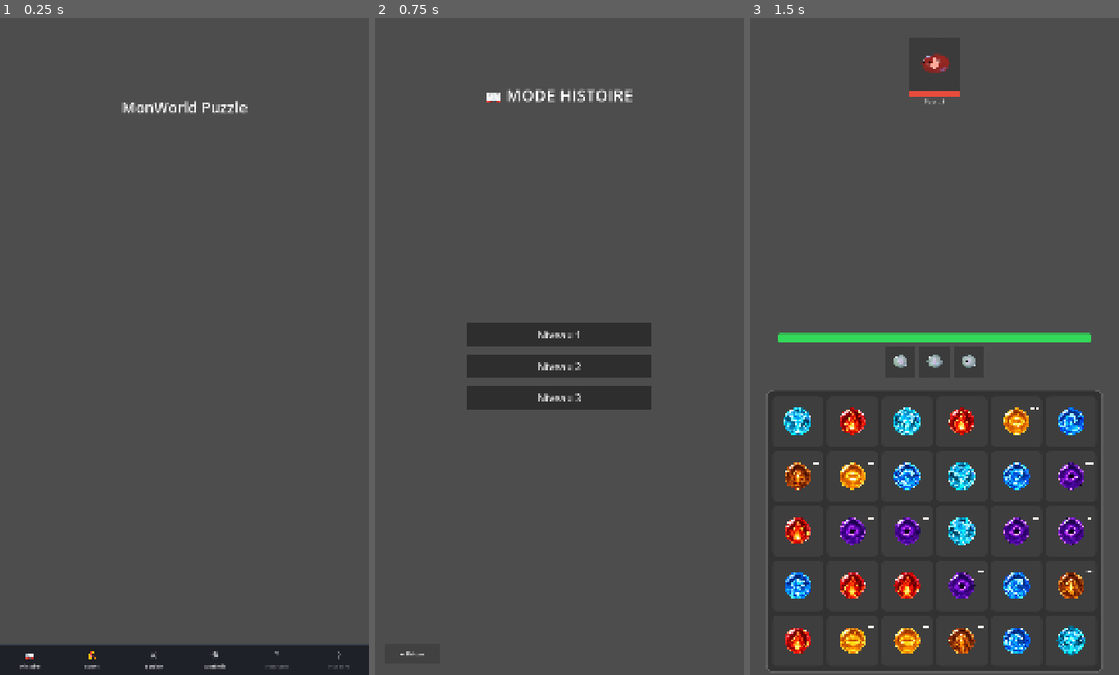
Above: before the commit, frames 1-3 (left to right).
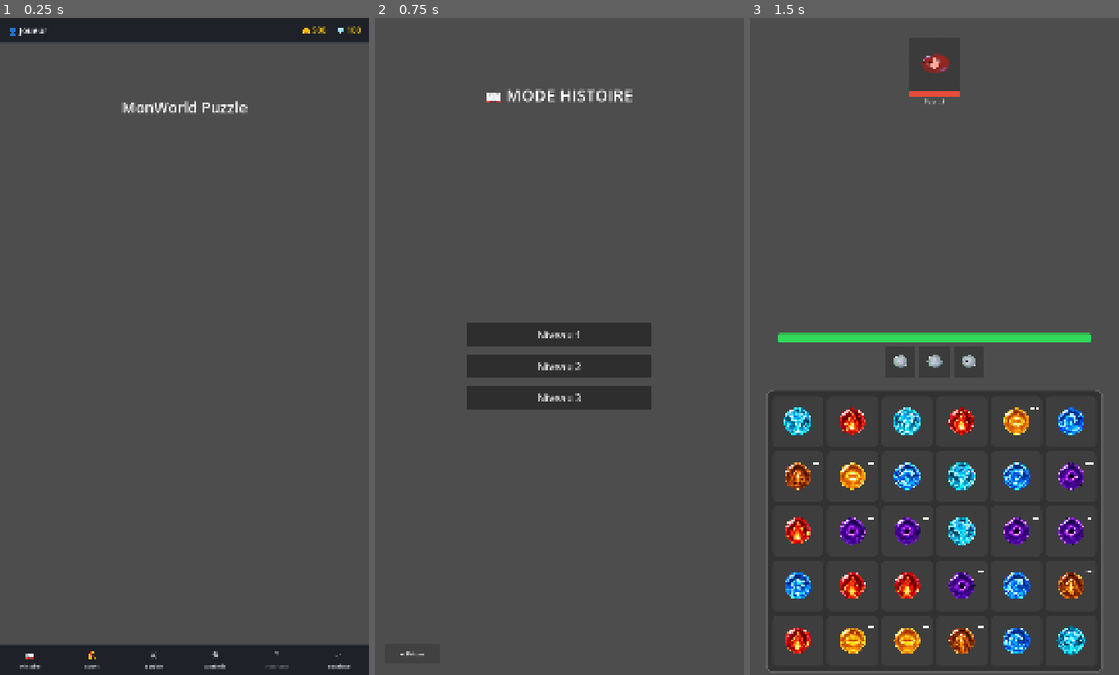
Above: after the commit, the same moments.

Repository: gomatyoff-commits/mon-world-puzzles
Game: Godot game, scene res://scenes/MainMenu.tscn
Same seed, same stepped clock (60 frames per second), same inputs: the game is played once before the commit and once after it. The engine's default icon, where the game draws it, is replaced by a stand-in: a white triangle on a blue panel in a dark square.
Inputs (mouse positions are in pixels of both pictures, inside the frame that each line leads up to):
- Up to frame 1 (0.25 s): no input
- Up to frame 2 (0.75 s): click (404, 661) at 0.52 s
- Up to frame 3 (1.5 s): click "Niveau 1" at 1.25 s

The runs differ from the first frame. In frame 1, 3.6% of the frame differs, in the area x 0-100%, y 0-100%; in frame 2, nothing differs; in frame 3, nothing differs.

Commit message:
V0.07
ajout de la boutique, des gemme, des pieces et un header affichant le pseudo et la monnet posseder

Diff:
--- /dev/null
+++ b/scenes/ShopMenu.tscn
@@ -0,0 +1,14 @@
+[gd_scene format=3 uid="uid://dqb5u8k287iw5"]
+
+[ext_resource type="Script" uid="uid://chc03eeea0ege" path="res://scripts/shop.gd" id="1_voj7l"]
+
+[node name="ShopMenu" type="Node2D" unique_id=273937559]
+
+[node name="Control" type="Control" parent="." unique_id=161506853]
+layout_mode = 3
+anchors_preset = 15
+anchor_right = 1.0
+anchor_bottom = 1.0
+grow_horizontal = 2
+grow_vertical = 2
+script = ExtResource("1_voj7l")
--- a/scripts/alchemy.gd
+++ b/scripts/alchemy.gd
@@ -8,7 +8,7 @@
 	title.add_theme_font_size_override("font_size", 40)
 	title.add_theme_color_override("font_color", Color.WHITE)
 	title.horizontal_alignment = HORIZONTAL_ALIGNMENT_CENTER
-	title.position = Vector2(0, 40)
+	title.position = Vector2(0, 95)
 	title.size = Vector2(vp.x, 60)
 	add_child(title)
 
@@ -27,6 +27,8 @@
 	back.position = Vector2(30, vp.y - 80)
 	add_child(back)
 
+	add_child(UIHeader.make(vp))
+
 func _add(col: VBoxContainer, title: String, color: Color, scene: String) -> void:
 	var b := UIStyle.menu_button(title, color, func():
 		get_tree().change_scene_to_file(scene))
--- a/scripts/event_menu.gd
+++ b/scripts/event_menu.gd
@@ -36,3 +36,5 @@
 	back.pressed.connect(func():
 		get_tree().change_scene_to_file("res://scenes/MainMenu.tscn"))
 	add_child(back)
+
+	add_child(UIHeader.make(vp))
--- a/scripts/evolution.gd
+++ b/scripts/evolution.gd
@@ -15,32 +15,33 @@
 
 func _build() -> void:
 	var vp := get_viewport_rect().size
+	add_child(UIHeader.make(vp))
 
 	var title := Label.new()
 	title.text = "🔮 ÉVOLUTION"
 	title.add_theme_font_size_override("font_size", 38)
 	title.horizontal_alignment = HORIZONTAL_ALIGNMENT_CENTER
-	title.position = Vector2(0, 15)
+	title.position = Vector2(0, 85)
 	title.size = Vector2(vp.x, 50)
 	add_child(title)
 
 	mat_label = Label.new()
 	mat_label.add_theme_font_size_override("font_size", 20)
 	mat_label.horizontal_alignment = HORIZONTAL_ALIGNMENT_CENTER
-	mat_label.position = Vector2(0, 65)
+	mat_label.position = Vector2(0, 130)
 	mat_label.size = Vector2(vp.x, 30)
 	add_child(mat_label)
 
 	info_label = Label.new()
 	info_label.add_theme_font_size_override("font_size", 20)
 	info_label.horizontal_alignment = HORIZONTAL_ALIGNMENT_CENTER
-	info_label.position = Vector2(0, 100)
+	info_label.position = Vector2(0, 165)
 	info_label.size = Vector2(vp.x, 70)
 	add_child(info_label)
 
 	var scroll := ScrollContainer.new()
-	scroll.position = Vector2(vp.x * 0.05, 175)
-	scroll.size = Vector2(vp.x * 0.9, vp.y - 330)
+	scroll.position = Vector2(vp.x * 0.05, 235)
+	scroll.size = Vector2(vp.x * 0.9, vp.y - 390)
 	add_child(scroll)
 	grid = GridContainer.new()
 	grid.columns = 3
--- a/scripts/fusion.gd
+++ b/scripts/fusion.gd
@@ -11,26 +11,27 @@
 
 func _build() -> void:
 	var vp := get_viewport_rect().size
+	add_child(UIHeader.make(vp))
 
 	var title := Label.new()
 	title.text = "⬆️ MONTER DE NIVEAU"
 	title.add_theme_font_size_override("font_size", 34)
 	title.add_theme_color_override("font_color", Color.WHITE)
 	title.horizontal_alignment = HORIZONTAL_ALIGNMENT_CENTER
-	title.position = Vector2(0, 20)
+	title.position = Vector2(0, 85)
 	title.size = Vector2(vp.x, 55)
 	add_child(title)
 
 	info_label = Label.new()
 	info_label.add_theme_font_size_override("font_size", 22)
 	info_label.horizontal_alignment = HORIZONTAL_ALIGNMENT_CENTER
-	info_label.position = Vector2(0, 80)
+	info_label.position = Vector2(0, 130)
 	info_label.size = Vector2(vp.x, 50)
 	add_child(info_label)
 
 	var scroll := ScrollContainer.new()
-	scroll.position = Vector2(vp.x * 0.05, 140)
-	scroll.size = Vector2(vp.x * 0.9, vp.y - 300)
+	scroll.position = Vector2(vp.x * 0.05, 200)
+	scroll.size = Vector2(vp.x * 0.9, vp.y - 360)
 	add_child(scroll)
 	grid = GridContainer.new()
 	grid.columns = 3
--- a/scripts/game_manager.gd
+++ b/scripts/game_manager.gd
@@ -28,6 +28,9 @@
 var enemies: Array[MonsterData] = []
 var team_hp: int = 0
 var materials := {}
+var player_name := "Joueur"   # pseudo du joueur
+var coins := 500   # pièces (solde de départ)
+var gems := 100    # gemmes (solde de départ)
 
 var game_mode := "story"
 var current_level := 1
@@ -180,7 +183,7 @@
 
 # --- SAUVEGARDE (simplifiée : on ne stocke que id + level + xp) ---
 func save_game() -> void:
-	var data := { "collection": [], "team": [], "materials": materials }
+	var data := { "collection": [], "team": [], "materials": materials, "coins": coins, "gems": gems, "player_name": player_name }
 	for m in collection:
 		data["collection"].append({ "id": m.species_id, "level": m.level, "xp": m.xp })
 	for m in team:
@@ -196,6 +199,9 @@
 	f.close()
 	if data == null: return
 	materials = data.get("materials", {})
+	player_name = str(data.get("player_name", player_name))
+	coins = int(data.get("coins", coins))
+	gems = int(data.get("gems", gems))
 	var col = data.get("collection", [])
 	if col.size() > 0:
 		collection.clear()
@@ -210,3 +216,14 @@
 		var i := int(idx)
 		if i >= 0 and i < collection.size():
 			team.append(collection[i])
+
+# --- BOUTIQUE ---
+func buy_monster(species_id: String, gem_cost: int) -> String:
+	if not MonsterDB.has(species_id):
+		return "Monstre inconnu."
+	if gems < gem_cost:
+		return "❌ Pas assez de gemmes !"
+	gems -= gem_cost
+	collection.append(MonsterDB.create(species_id))
+	save_game()
+	return "✅ %s ajouté à ta collection !" % MonsterDB.display_name(species_id)
--- a/scripts/inventory.gd
+++ b/scripts/inventory.gd
@@ -8,13 +8,13 @@
 	title.add_theme_font_size_override("font_size", 38)
 	title.add_theme_color_override("font_color", Color.WHITE)
 	title.horizontal_alignment = HORIZONTAL_ALIGNMENT_CENTER
-	title.position = Vector2(0, 30)
+	title.position = Vector2(0, 90)
 	title.size = Vector2(vp.x, 55)
 	add_child(title)
 
 	var scroll := ScrollContainer.new()
-	scroll.position = Vector2(vp.x * 0.1, 110)
-	scroll.size = Vector2(vp.x * 0.8, vp.y - 220)
+	scroll.position = Vector2(vp.x * 0.1, 170)
+	scroll.size = Vector2(vp.x * 0.8, vp.y - 280)
 	add_child(scroll)
 	var list := VBoxContainer.new()
 	list.add_theme_constant_override("separation", 10)
@@ -47,3 +47,5 @@
 	back.pressed.connect(func():
 		get_tree().change_scene_to_file("res://scenes/AlchemyMenu.tscn"))
 	add_child(back)
+
+	add_child(UIHeader.make(vp))
--- a/scripts/menu.gd
+++ b/scripts/menu.gd
@@ -6,7 +6,7 @@
 	{"label": "Équipe",    "icon": "⚔️", "scene": "res://scenes/TeamEdit.tscn"},
 	{"label": "Alchimie",  "icon": "⚗️", "scene": "res://scenes/AlchemyMenu.tscn"},
 	{"label": "Plus tard", "icon": "❔", "scene": ""},
-	{"label": "Plus tard", "icon": "❔", "scene": ""},
+	{"label": "Boutique",  "icon": "🛒", "scene": "res://scenes/ShopMenu.tscn"},
 ]
 
 func _ready() -> void:
@@ -26,6 +26,8 @@
 	add_child(title)
 
 	_build_bottom_bar(vp)
+
+	add_child(UIHeader.make(vp))
 
 func _build_bottom_bar(vp: Vector2) -> void:
 	var bar_h := 92.0
--- /dev/null
+++ b/scripts/shop.gd
@@ -0,0 +1,74 @@
+extends Control
+
+var _gems_label: Label
+var _feedback: Label
+
+func _ready() -> void:
+	var vp := get_viewport_rect().size
+
+	var title := Label.new()
+	title.text = "🛒 BOUTIQUE"
+	title.add_theme_font_size_override("font_size", 40)
+	title.add_theme_color_override("font_color", Color.WHITE)
+	title.horizontal_alignment = HORIZONTAL_ALIGNMENT_CENTER
+	title.position = Vector2(0, 90)
+	title.size = Vector2(vp.x, 60)
+	add_child(title)
+
+	# Bandeau monnaies
+	_gems_label = Label.new()
+	_gems_label.add_theme_font_size_override("font_size", 28)
+	_gems_label.add_theme_color_override("font_color", UIStyle.COL_GOLD)
+	_gems_label.horizontal_alignment = HORIZONTAL_ALIGNMENT_CENTER
+	_gems_label.position = Vector2(0, 165)
+	_gems_label.size = Vector2(vp.x, 40)
+	add_child(_gems_label)
+
+	# Carte article : Slime Rang 0
+	var card := VBoxContainer.new()
+	card.add_theme_constant_override("separation", 14)
+	card.position = Vector2(vp.x * 0.2, vp.y * 0.28)
+	card.size = Vector2(vp.x * 0.6, vp.y * 0.35)
+	add_child(card)
+
+	var icon := TextureRect.new()
+	icon.texture = load(MonsterDB.species["slime"]["tex"])
+	icon.custom_minimum_size = Vector2(0, 140)
+	icon.stretch_mode = TextureRect.STRETCH_KEEP_ASPECT_CENTERED
+	card.add_child(icon)
+
+	var name_lbl := Label.new()
+	name_lbl.text = "Slime (Rang 0)"
+	name_lbl.add_theme_font_size_override("font_size", 26)
+	name_lbl.add_theme_color_override("font_color", Color.WHITE)
+	name_lbl.horizontal_alignment = HORIZONTAL_ALIGNMENT_CENTER
+	card.add_child(name_lbl)
+
+	var buy := UIStyle.menu_button("💎 25 gemmes", UIStyle.COL_GOLD, _buy_slime)
+	buy.size_flags_horizontal = Control.SIZE_EXPAND_FILL
+	card.add_child(buy)
+
+	# Message de retour
+	_feedback = Label.new()
+	_feedback.add_theme_font_size_override("font_size", 24)
+	_feedback.add_theme_color_override("font_color", UIStyle.COL_GREEN)
+	_feedback.horizontal_alignment = HORIZONTAL_ALIGNMENT_CENTER
+	_feedback.position = Vector2(0, vp.y * 0.68)
+	_feedback.size = Vector2(vp.x, 50)
+	add_child(_feedback)
+
+	var back := UIStyle.back_button(func():
+		get_tree().change_scene_to_file("res://scenes/MainMenu.tscn"))
+	back.position = Vector2(30, vp.y - 80)
+	add_child(back)
+
+	add_child(UIHeader.make(vp))
+
+	_refresh()
+
+func _refresh() -> void:
+	_gems_label.text = "💎 %d gemmes     🪙 %d pièces" % [GameManager.gems, GameManager.coins]
+
+func _buy_slime() -> void:
+	_feedback.text = GameManager.buy_monster("slime", 25)
+	_refresh()
--- a/scripts/team_edit.gd
+++ b/scripts/team_edit.gd
@@ -13,20 +13,20 @@
 	title.text = "⚔️ ÉDITION D'ÉQUIPE"
 	title.add_theme_font_size_override("font_size", 40)
 	title.horizontal_alignment = HORIZONTAL_ALIGNMENT_CENTER
-	title.position = Vector2(0, 30)
+	title.position = Vector2(0, 88)
 	title.size = Vector2(vp.x, 60)
 	add_child(title)
 
 	status_label = Label.new()
 	status_label.add_theme_font_size_override("font_size", 26)
 	status_label.horizontal_alignment = HORIZONTAL_ALIGNMENT_CENTER
-	status_label.position = Vector2(0, 95)
+	status_label.position = Vector2(0, 150)
 	status_label.size = Vector2(vp.x, 40)
 	add_child(status_label)
 
 	var scroll := ScrollContainer.new()
-	scroll.position = Vector2(vp.x * 0.05, 150)
-	scroll.size = Vector2(vp.x * 0.9, vp.y - 260)
+	scroll.position = Vector2(vp.x * 0.05, 205)
+	scroll.size = Vector2(vp.x * 0.9, vp.y - 315)
 	add_child(scroll)
 
 	grid = GridContainer.new()
@@ -45,6 +45,8 @@
 		GameManager.save_game()                                   # ✅ sauve l'équipe choisie
 		get_tree().change_scene_to_file("res://scenes/MainMenu.tscn"))
 	add_child(back)
+
+	add_child(UIHeader.make(vp))
 
 func _refresh() -> void:
 	for c in grid.get_children():
--- /dev/null
+++ b/scripts/ui_header.gd
@@ -0,0 +1,45 @@
+class_name UIHeader
+extends RefCounted
+
+const HEIGHT := 72
+
+static func make(vp: Vector2) -> Control:
+	var root := Control.new()
+	root.position = Vector2.ZERO
+	root.size = Vector2(vp.x, HEIGHT)
+	root.mouse_filter = Control.MOUSE_FILTER_IGNORE
+
+	var bg := Panel.new()
+	var st := StyleBoxFlat.new()
+	st.bg_color = Color("#1e2128")
+	st.border_width_bottom = 2
+	st.border_color = Color("#3a3f4a")
+	bg.add_theme_stylebox_override("panel", st)
+	bg.size = Vector2(vp.x, HEIGHT)
+	bg.mouse_filter = Control.MOUSE_FILTER_IGNORE
+	root.add_child(bg)
+
+	# Pseudo (à gauche)
+	var name_lbl := Label.new()
+	name_lbl.text = "👤 " + GameManager.player_name
+	name_lbl.add_theme_font_size_override("font_size", 26)
+	name_lbl.add_theme_color_override("font_color", Color.WHITE)
+	name_lbl.vertical_alignment = VERTICAL_ALIGNMENT_CENTER
+	name_lbl.position = Vector2(24, 0)
+	name_lbl.size = Vector2(vp.x * 0.5 - 24, HEIGHT)
+	name_lbl.mouse_filter = Control.MOUSE_FILTER_IGNORE
+	root.add_child(name_lbl)
+
+	# Monnaies (à droite)
+	var money_lbl := Label.new()
+	money_lbl.text = "🪙 %d     💎 %d" % [GameManager.coins, GameManager.gems]
+	money_lbl.add_theme_font_size_override("font_size", 24)
+	money_lbl.add_theme_color_override("font_color", UIStyle.COL_GOLD)
+	money_lbl.horizontal_alignment = HORIZONTAL_ALIGNMENT_RIGHT
+	money_lbl.vertical_alignment = VERTICAL_ALIGNMENT_CENTER
+	money_lbl.position = Vector2(vp.x * 0.5, 0)
+	money_lbl.size = Vector2(vp.x * 0.5 - 24, HEIGHT)
+	money_lbl.mouse_filter = Control.MOUSE_FILTER_IGNORE
+	root.add_child(money_lbl)
+
+	return root
Not shown, added: scripts/shop.gd.uid
Not shown, added: scripts/ui_header.gd.uid
